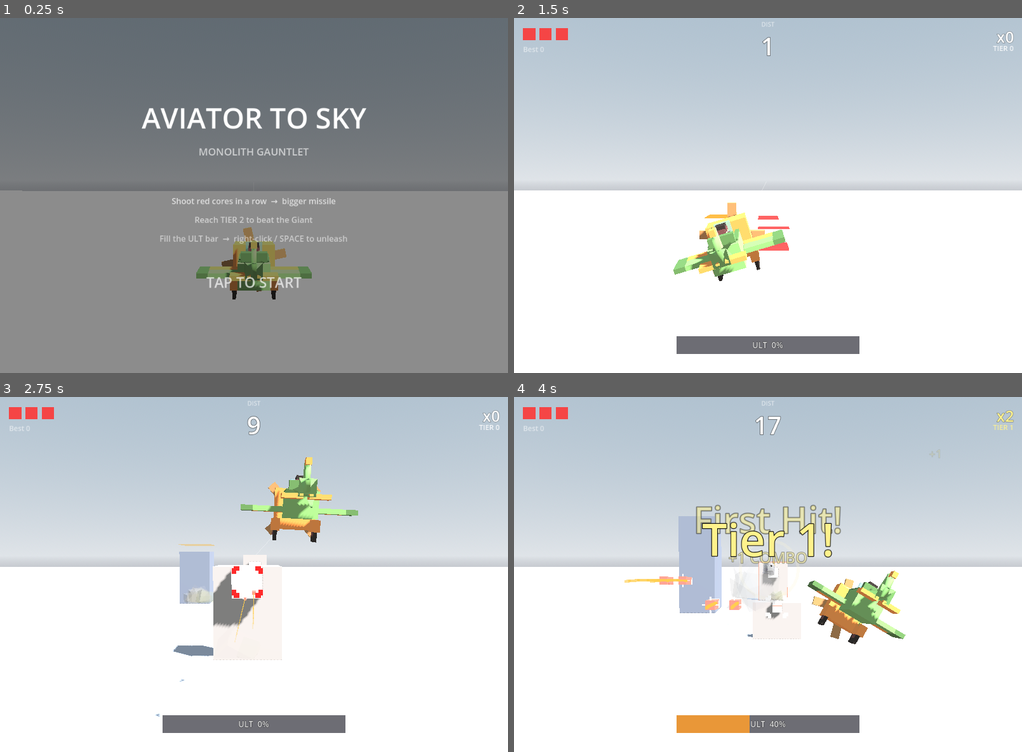
Above: before the commit, frames 1-4 (two rows, left to right).
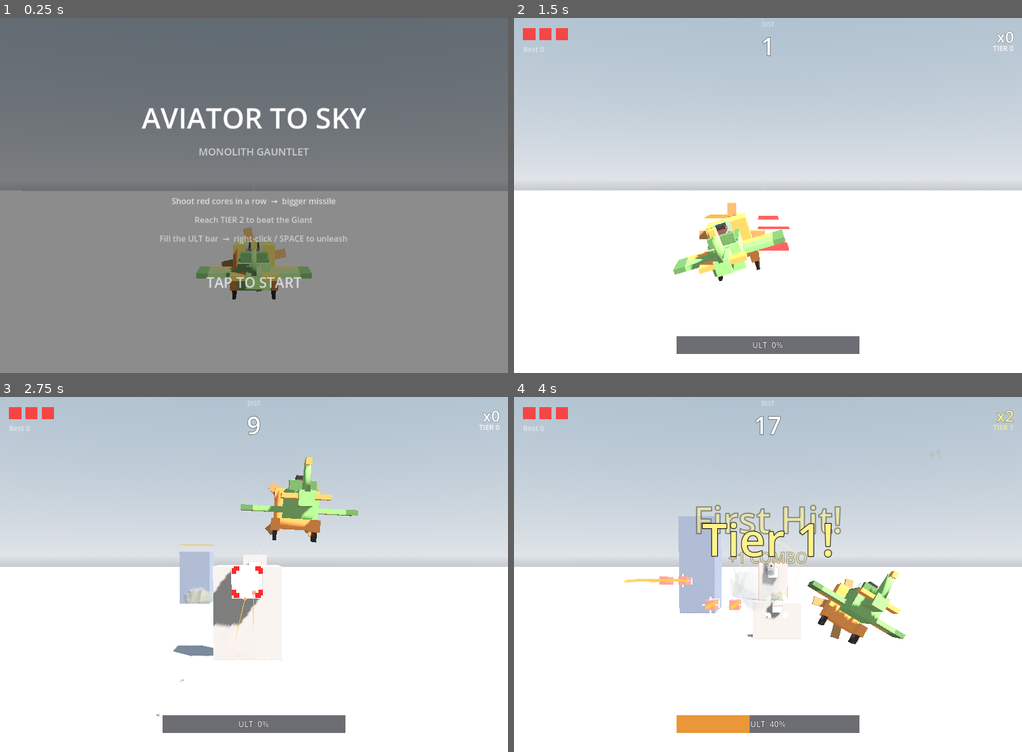
Above: after the commit, the same moments.

Repository: weathermanho/supercent
Game: Godot game, scene res://scenes/Main.tscn
Same seed, same stepped clock (60 frames per second), same inputs: the game is played once before the commit and once after it.
Inputs (mouse positions are in pixels of both pictures, inside the frame that each line leads up to):
- Up to frame 1 (0.25 s): no input
- Up to frame 2 (1.5 s): tap Enter at 0.5, 1.25 s; move the mouse to (879, 177) at 0.52 s; hold Right mouse button (fire_missle) 0.53-1.25 s; click (879, 177) at 0.67 s; drag from (666, 213) to (742, 266) at 1.27 s
- Up to frame 3 (2.75 s): move the mouse to (304, 496) at 2.02 s; hold Right mouse button (fire_missle) from 2.03 s (still down); click (304, 496) at 2.17 s
- Up to frame 4 (4 s): release Right mouse button (fire_missle) at 2.75 s; drag from (742, 645) to (615, 521) at 2.77 s; move the mouse to (920, 627) at 3.52 s; hold Right mouse button (fire_missle) from 3.53 s (still down); click (920, 627) at 3.67 s

The runs differ from the first frame. In frame 1, 0.1% of the frame differs, in the area x 47-52%, y 68-77%; in frame 2, 0.2%; in frame 3, 0.2%, in the area x 57-63%, y 22-35%; in frame 4, 0.2%.

Commit message:
fix(plane): 꼬리 중앙 이상한 객체 제거 (tapered → 일반 박스)
make_tapered_box는 칵핏용 비대칭 핀치 형상이라 꼬리콘으로 쓰니
찌그러진 이상한 객체로 보였음. 일반 make_box(40x16x16) 슬림 붐으로
교체 — 동체↔핀 깔끔히 연결.

Co-Authored-By: Claude Opus 4.7 <noreply@anthropic.com>

Diff:
--- a/godot_project/scripts/AirPlane.gd
+++ b/godot_project/scripts/AirPlane.gd
@@ -68,7 +68,9 @@
 	# (body rear ≈ x-44), narrowing backward; the trapezoidal vertical fin
 	# rises from the END of that cone (not stabbed into the mid-body), with
 	# small auxiliary horizontal wings on its left/right base.
-	var tail_cone := BoxFactory.make_tapered_box(40, 22, 22, GameColors.PLANE_GREEN)
+	# Plain slim tail boom box (the tapered-box version pinched lopsidedly and
+	# read as a weird object) — bridges body rear to the fin cleanly.
+	var tail_cone := BoxFactory.make_box(40, 16, 16, GameColors.PLANE_GREEN)
 	tail_cone.position = Vector3(-60.0, 8.0, 0.0)   # spans x-80..-40, overlaps body rear
 	add_child(tail_cone)
 
